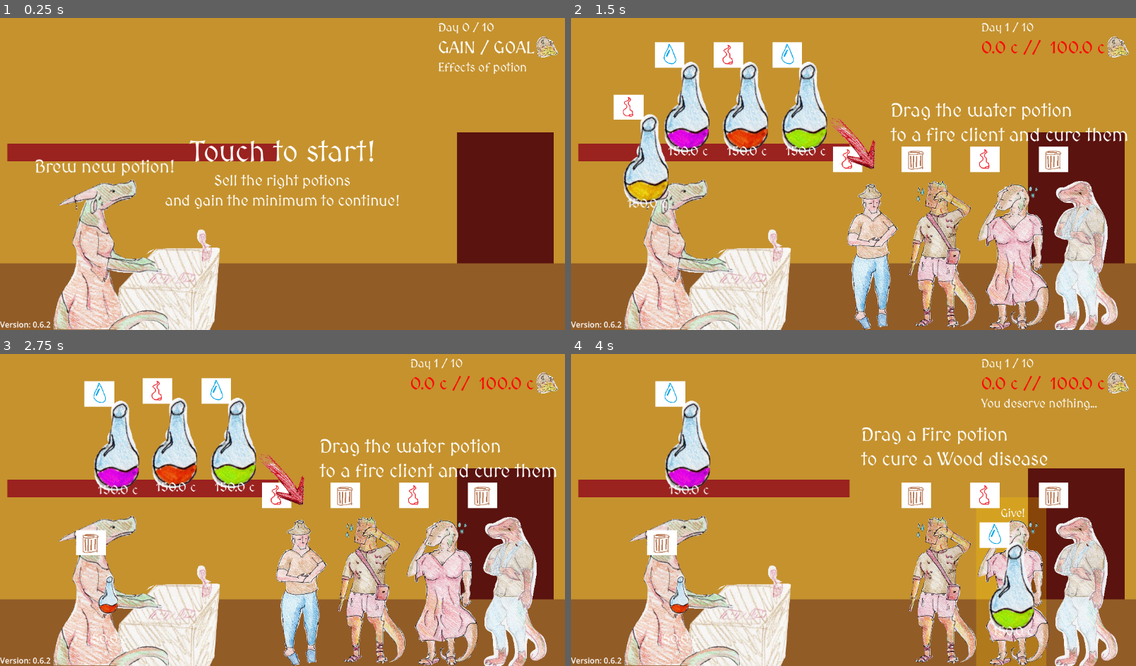
Above: before the commit, frames 1-4 (two rows, left to right).
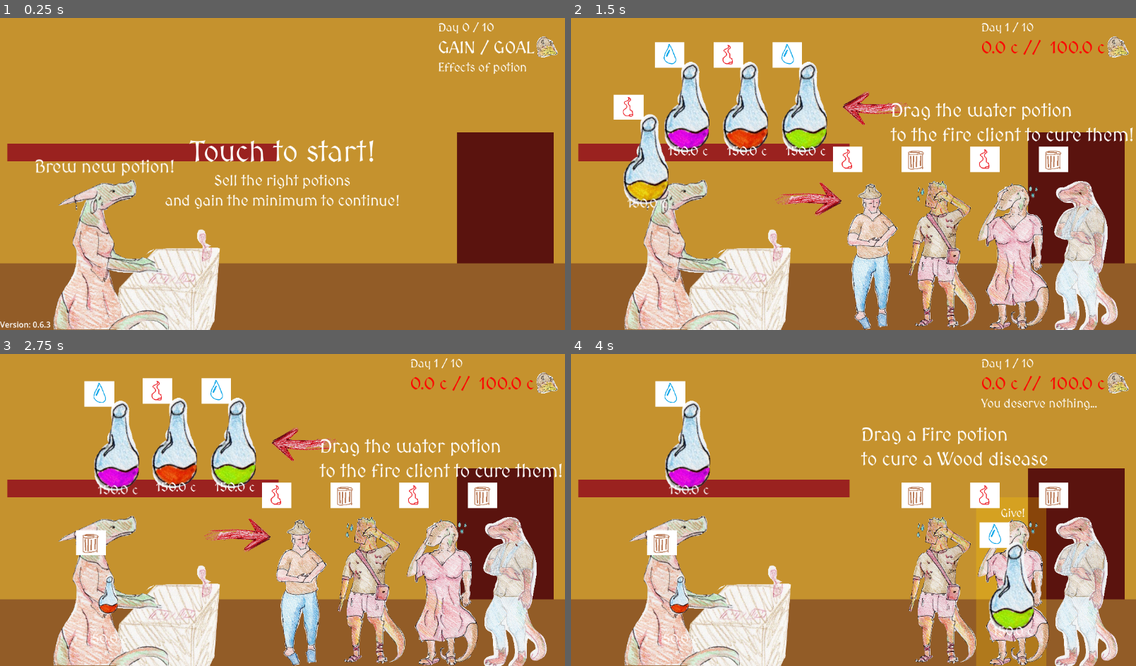
Above: after the commit, the same moments.

Repository: MLisanti/moonbrew_shop
Game: Godot game, scene res://scene/main.tscn
Same seed, same stepped clock (60 frames per second), same inputs: the game is played once before the commit and once after it.
Inputs (mouse positions are in pixels of both pictures, inside the frame that each line leads up to):
- Up to frame 1 (0.25 s): no input
- Up to frame 2 (1.5 s): tap Enter at 0.5 s; move the mouse to (977, 155) at 0.52 s; press the mouse at (977, 155) at 0.53 s; release the mouse at (977, 155) at 1.25 s; tap Space at 1.25 s; drag from (627, 108) to (678, 258) at 1.27 s
- Up to frame 3 (2.75 s): move the mouse to (118, 444) at 2.02 s; press the mouse at (118, 444) at 2.03 s
- Up to frame 4 (4 s): release the mouse at (689, 444) at 2.75 s; tap Enter at 2.75 s; drag from (746, 444) to (876, 588) at 2.77 s; drag from (802, 444) to (1011, 588) at 3.52 s

The runs differ from the first frame. In frame 1, less than 0.1% of the frame differs, in the area x 8-9%, y 97-100%; in frame 2, 2.1%, in the area x 0-100%, y 23-100%; in frame 3, 2.1%; in frame 4, less than 0.1%.

Commit message:
sistemato il tutorial, per cara grazia; UI ha il suo codice suddiviso, yippie;

Diff:
--- a/project.godot
+++ b/project.godot
@@ -11,7 +11,7 @@
 [application]
 
 config/name="negozio_pozioni"
-config/version="0.6.2"
+config/version="0.6.3"
 run/main_scene="uid://be75w8yjyxed8"
 config/features=PackedStringArray("4.6", "GL Compatibility")
 config/icon="res://icon.svg"
--- a/scene/cliente.tscn
+++ b/scene/cliente.tscn
@@ -72,7 +72,6 @@
 scale = Vector2(0.31689987, 0.31689987)
 sprite_frames = SubResource("SpriteFrames_3cc06")
 animation = &"uomo"
-metadata/_edit_lock_ = true
 
 [node name="CollisionShape2D" type="CollisionShape2D" parent="." unique_id=92986014]
 position = Vector2(-3, -13)
--- a/scene/elemento.gd
+++ b/scene/elemento.gd
@@ -2,10 +2,6 @@
 
 @export var tipo:String ="F"
 
-# Called when the node enters the scene tree for the first time.
-func _ready():
-	pass
-
 func set_type(type:String):
 	$".".animation = $helperElementi.get_type_name(type)
 	tipo = type
--- a/scene/farmacista.gd
+++ b/scene/farmacista.gd
@@ -18,10 +18,6 @@
 func aumentaCambiPozione():
 	pozioniCambiate += 1
 
-# Called every frame. 'delta' is the elapsed time since the previous frame.
-func _process(delta):
-	pass
-
 func mostraConfermaCambio(val:bool):
 	$lblCambiaPozione.visible = val
 	$grafica_brew.visible = val
--- a/scene/main.gd
+++ b/scene/main.gd
@@ -3,21 +3,7 @@
 #https://www.youtube.com/watch?v=YGqq58-CN-A
 
 
-"""
-bugs:
-	- ad inizio livello controllare se esiste almeno una combinazione possibile
-
-	V)- una pozione può essere posata su più clienti e li cura tutti e due:
-		  spostare pozione ed evidenziare cliente che cura.
-		NOTA: l'evento di cura parte dalla pozione e non dal cliente
-
-	- UI:
-		- grafica
-		- suoni
-		- musica
-"""
-
-@export var moneyGoal:float = 100
+var moneyGoal:float = 100
 var moneyGain:float = 0
 var _scena_pozione = preload("res://scene/pozione.tscn")
 var _scena_cliente = preload("res://scene/cliente.tscn")
@@ -27,6 +13,9 @@
 const LIVELLO_INIZIO = 1
 var _livello = 0
 var _clienti_mancanti_prossimo_livello = 0
+
+var passo_tutorial = 0
+var abilita_tutorial = false
 
 enum statiLivello {INIZIO, IN_CORSO, FINITO_LIVELLO, GAME_OVER_PERSO, GAME_OVER_VINTO}
 var statoLivello:statiLivello = statiLivello.IN_CORSO
@@ -50,7 +39,7 @@
 
 func _ready():
 	cambia_stato_livello(statiLivello.INIZIO)
-	ui_mostra_tutorial_passo_passo(0)
+	$UI.ui_mostra_tutorial_passo_passo(0)
 
 	$farma_oggetti/farmacista.mostraConfermaCambio(false)
 	$UI/UI_gioco/sotto/vbox/lblVersion.text = "Version: " +  ProjectSettings.get_setting("application/config/version")
@@ -88,7 +77,7 @@
 	moneyGoal = levelVar["goalPrice"]
 	$farma_oggetti/farmacista.azzeraCambiPozione()
 
-	ui_update()
+	$UI.ui_update(moneyGain, moneyGoal)
 
 	$UI/UI_gioco/sopra/vbox/lblEffects.text = ""
 	$UI/UI_gioco/sopra/vbox/lblLevelNumber.text = "Day "+ str(livello) + " / 10"
@@ -98,7 +87,7 @@
 	if(_livello == 1 or _livello == 2 or _livello == 4 or _livello == 6 or _livello == 7):
 		abilita_tutorial = true
 		passo_tutorial = (_livello * 10) + 1 	#es: livello 2 => inizio con nodo tutorial 21
-		ui_mostra_tutorial_passo_passo(passo_tutorial)
+		$UI.ui_mostra_tutorial_passo_passo(passo_tutorial)
 
 
 	maskGrab = ""
@@ -180,7 +169,7 @@
 
 
 	moneyGain += guadagno
-	ui_update()
+	$UI.ui_update(moneyGain, moneyGoal)
 
 	maskGrab[potion.grabIndex] = "0"
 
@@ -205,36 +194,37 @@
 	statoLivello = nuovoStato
 
 	if(nuovoStato == statiLivello.IN_CORSO):
-		ui_mostra_tutorial_base(false)
-		controlCentroMessaggi.visible = false
+		$UI.ui_nascondi_centro_messaggi()
+		$farma_oggetti/farmacista.mostraTutorial(false)
 		$farma_oggetti/farmacista.impostaAnimazione("in_corso")
 
 	if(nuovoStato == statiLivello.INIZIO):
-		ui_mostra_inizio()
-		ui_mostra_tutorial_base(true)
+		$UI.ui_mostra_inizio_gioco(0)
+		$UI.ui_mostra_tutorial_base()
+		$farma_oggetti/farmacista.mostraTutorial(true)
 		$farma_oggetti/farmacista.impostaAnimazione("in_corso")
 
 	if(nuovoStato == statiLivello.FINITO_LIVELLO and precedente == statiLivello.IN_CORSO):
-		ui_mostra_fine_livello()
+		$UI.ui_mostra_fine_livello()
 		$farma_oggetti/farmacista.impostaAnimazione("finito_livello")
 
 		if(abilita_tutorial and _livello == 1):
 			passo_tutorial = 0
 			abilita_tutorial = false
-			ui_mostra_tutorial_passo_passo(passo_tutorial)
+			$UI.ui_mostra_tutorial_passo_passo(passo_tutorial)
 
 	if(nuovoStato == statiLivello.GAME_OVER_VINTO and precedente == statiLivello.IN_CORSO ):
-		ui_mostra_game_over_vinto()
+		$UI.ui_mostra_game_over_vinto()
 		$farma_oggetti/farmacista.impostaAnimazione("game_over_vinto")
 
 	if(nuovoStato == statiLivello.GAME_OVER_PERSO and precedente == statiLivello.IN_CORSO):
-		ui_mostra_game_over_perso()
+		$UI.ui_mostra_game_over_perso()
 		$farma_oggetti/farmacista.impostaAnimazione("game_over_perso")
 
 	if(nuovoStato == statiLivello.GAME_OVER_VINTO or nuovoStato == statiLivello.GAME_OVER_PERSO):
 		abilita_tutorial = false
 		passo_tutorial = 0
-		ui_mostra_tutorial_passo_passo(passo_tutorial)
+		$UI.ui_mostra_tutorial_passo_passo(passo_tutorial)
 
 func crea_pozione(indice:int, importanza:int, elementi:String, prezzo:float, posizione:Vector2):
 	var nodoPozione:Node2D = _scena_pozione.instantiate()
@@ -261,13 +251,11 @@
 	nodoCliente.connect("finish", _on_client_finish)
 	nodoCliente.connect("finish", _on_client_tutorial)
 
-var passo_tutorial = 0
-var abilita_tutorial = false
 func _on_client_tutorial(_curedDiseases:int, _totalDiseases:int, _potion:Node2D, _client:Node2D, _effects:String):
 	if(not abilita_tutorial):
 		return
 	passo_tutorial += 1
-	ui_mostra_tutorial_passo_passo(passo_tutorial)
+	$UI.ui_mostra_tutorial_passo_passo(passo_tutorial)
 
 func _on_crea_pozione_tutorial(_pozione:Node2D):
 	if(not abilita_tutorial):
@@ -277,57 +265,4 @@
 		return
 
 	passo_tutorial += 1
-	ui_mostra_tutorial_passo_passo(passo_tutorial)
-
-@onready var controlCentroMessaggi:Control = $UI/UI_gioco/centro
-
-func ui_mostra_fine_livello():
-	controlCentroMessaggi.visible = true
-	$UI/UI_gioco/centro/vbox/lblAzione.text = "Touch to continue..."
-	$UI/UI_gioco/centro/vbox/lblMessaggio.text = "You got enough money!"
-
-func ui_mostra_inizio():
-	controlCentroMessaggi.visible = true
-	$UI/UI_gioco/centro/vbox/lblMessaggio.text = "Touch to start!"
-	$UI/UI_gioco/centro/vbox/lblAzione.text = "Sell the right potions\nand gain the minimum to continue!"
-
-func ui_mostra_game_over_perso():
-	controlCentroMessaggi.visible = true
-	$UI/UI_gioco/centro/vbox/lblAzione.text = "Touch to restart"
-	$UI/UI_gioco/centro/vbox/lblMessaggio.text = "You went bankrupt... rawr..."
-
-func ui_mostra_game_over_vinto():
-	controlCentroMessaggi.visible = true
-	$UI/UI_gioco/centro/vbox/lblAzione.text = "Touch to restart"
-	$UI/UI_gioco/centro/vbox/lblMessaggio.text = "You cured everyone!! :rawr: !!"
-
-func ui_mostra_tutorial_base(val:bool):
-	var lblMoneyGoal:Control = $UI/UI_gioco/sopra/vbox/cont/hbox/lblMoneyGoal
-	$UI/UI_gioco/sopra/vbox/lblLevelNumber.text = "Day 0 / 10"
-	lblMoneyGoal.set("theme_override_colors/font_color", Color.WHITE)
-	lblMoneyGoal.text = "GAIN / GOAL"
-	$UI/UI_gioco/sopra/vbox/lblEffects.text = "Effects of potion"
-	$farma_oggetti/farmacista.mostraTutorial(val)
-
-func ui_prepara_tutorial_passo_passo():
-	print($UI/UI_tutorial.get_children(true))
-	for nodoTutorial:Control in $UI/UI_tutorial.get_children(true):
-		nodoTutorial.visible = true
-	$UI/UI_tutorial.visible = false
-
-func ui_mostra_tutorial_passo_passo(val:int):
-	for nodoTutorial in $UI/UI_tutorial.get_children():
-		nodoTutorial.visible = false
-		if(nodoTutorial.name.begins_with("tut_" + str(val))):
-			nodoTutorial.visible = true
-
-	$UI/UI_tutorial.visible = val > 0
-
-func ui_update():
-	var lblMoney:Control = $UI/UI_gioco/sopra/vbox/cont/hbox/lblMoneyGoal
-
-	lblMoney.text = str(round(moneyGain)) + " c //  " + str(moneyGoal) + " c"
-	if(moneyGain < moneyGoal):
-		lblMoney.set("theme_override_colors/font_color", Color.RED)
-	else:
-		lblMoney.set("theme_override_colors/font_color", Color.WHITE)
+	$UI.ui_mostra_tutorial_passo_passo(passo_tutorial)
--- a/scene/main.tscn
+++ b/scene/main.tscn
@@ -12,6 +12,7 @@
 [ext_resource type="AudioStream" uid="uid://d20o8odjjd7bd" path="res://suoni/coindrop_ko.mp3" id="8_wscrc"]
 [ext_resource type="AudioStream" uid="uid://dtwoaft3ycmr5" path="res://suoni/glass_clink_3.mp3" id="9_b5f6u"]
 [ext_resource type="AudioStream" uid="uid://iowiilxajor" path="res://suoni/potion_brew.mp3" id="9_wscrc"]
+[ext_resource type="Script" uid="uid://m2bmd5bc7gma" path="res://scene/ui.gd" id="10_hybxs"]
 [ext_resource type="Texture2D" uid="uid://cn65cg0v25y03" path="res://immagini/UI/arrow.png" id="11_mswub"]
 
 [node name="main" type="Node2D" unique_id=386386039]
@@ -83,6 +84,7 @@
 stream = ExtResource("9_wscrc")
 
 [node name="UI" type="CanvasLayer" parent="." unique_id=504331853]
+script = ExtResource("10_hybxs")
 
 [node name="UI_tutorial" type="Control" parent="UI" unique_id=1012427451]
 layout_mode = 3
@@ -94,11 +96,21 @@
 
 [node name="txrFreccia" type="TextureRect" parent="UI/UI_tutorial/tut_11_prendiPozioni" unique_id=929010953]
 layout_mode = 0
-offset_left = 612.0
-offset_top = 177.99998
-offset_right = 1662.0
-offset_bottom = 878.0
-rotation = 1.3089969
+offset_left = 665.0
+offset_top = 279.0
+offset_right = 1715.0
+offset_bottom = 979.0
+rotation = 3.5829873
+scale = Vector2(0.15629622, 0.15629622)
+texture = ExtResource("11_mswub")
+
+[node name="txrFreccia2" type="TextureRect" parent="UI/UI_tutorial/tut_11_prendiPozioni" unique_id=783789504]
+layout_mode = 0
+offset_left = 442.00003
+offset_top = 297.00003
+offset_right = 1492.0
+offset_bottom = 997.0
+rotation = 6.7377734
 scale = Vector2(0.15629622, 0.15629622)
 texture = ExtResource("11_mswub")
 
@@ -111,7 +123,7 @@
 theme = ExtResource("4_0ha60")
 theme_override_font_sizes/font_size = 38
 text = "Drag the water potion
-to a fire client and cure them"
+to the fire client to cure them!"
 
 [node name="tut_12_fuoco_legno" type="Control" parent="UI/UI_tutorial" unique_id=310104946]
 visible = false
@@ -154,16 +166,16 @@
 offset_bottom = 321.0
 theme = ExtResource("4_0ha60")
 theme_override_font_sizes/font_size = 38
-text = "Choose the right potion and gain
-enough money to complete the day "
+text = "Check if the potion had the
+desired effects!"
 
 [node name="txrFreccia" type="TextureRect" parent="UI/UI_tutorial/tut_14_money" unique_id=856597412]
 layout_mode = 0
-offset_left = 567.00006
-offset_top = 87.999985
-offset_right = 1617.0
-offset_bottom = 788.0
-rotation = -0.27897787
+offset_left = 663.0
+offset_top = 52.999992
+offset_right = 1713.0
+offset_bottom = 753.0
+rotation = 0.34500742
 scale = Vector2(0.15629622, 0.15629622)
 texture = ExtResource("11_mswub")
 
@@ -187,13 +199,14 @@
 
 [node name="lblDesc" type="Label" parent="UI/UI_tutorial/tut_21_giorno2_legno_acqua" unique_id=1793332813]
 layout_mode = 0
-offset_left = 506.0
-offset_top = 156.0
-offset_right = 1024.0
-offset_bottom = 321.0
-theme = ExtResource("4_0ha60")
-theme_override_font_sizes/font_size = 38
-text = "Wind potions can cure Water diseases"
+offset_left = 611.0
+offset_top = 160.0
+offset_right = 1129.0
+offset_bottom = 325.0
+theme = ExtResource("4_0ha60")
+theme_override_font_sizes/font_size = 38
+text = "Wind potions can cure
+Water diseases"
 
 [node name="tut_22_giorno2_legno_vento" type="Control" parent="UI/UI_tutorial" unique_id=449946065]
 visible = false
@@ -207,7 +220,8 @@
 offset_bottom = 321.0
 theme = ExtResource("4_0ha60")
 theme_override_font_sizes/font_size = 38
-text = "Wood potions cures Wind diseases"
+text = "Wood potions cures
+Wind diseases"
 
 [node name="tut_23_giorno2_effetti" type="Control" parent="UI/UI_tutorial" unique_id=844054896]
 visible = false
@@ -222,8 +236,8 @@
 theme = ExtResource("4_0ha60")
 theme_override_font_sizes/font_size = 38
 text = "
-You can see the effect or your potions
-on the HUD"
+Complete the day by gaining
+enough money"
 
 [node name="txrFreccia" type="TextureRect" parent="UI/UI_tutorial/tut_23_giorno2_effetti" unique_id=2015398111]
 layout_mode = 0
@@ -302,7 +316,7 @@
 theme = ExtResource("4_0ha60")
 theme_override_font_sizes/font_size = 38
 text = "A potion can cure more
- than one disease a time"
+ than one disease a time..."
 
 [node name="tut_71_piu_malattie" type="Control" parent="UI/UI_tutorial" unique_id=1890030702]
 visible = false
@@ -310,14 +324,14 @@
 
 [node name="lblDesc" type="Label" parent="UI/UI_tutorial/tut_71_piu_malattie" unique_id=1687260960]
 layout_mode = 0
-offset_left = 506.0
-offset_top = 156.0
-offset_right = 1024.0
+offset_left = 534.0
+offset_top = 156.0
+offset_right = 1052.0
 offset_bottom = 321.0
 theme = ExtResource("4_0ha60")
 theme_override_font_sizes/font_size = 38
 text = "A customer can have
-more than one disease"
+more than one disease..."
 
 [node name="tut_72_piu_malattie2" type="Control" parent="UI/UI_tutorial" unique_id=1705186494]
 visible = false
@@ -331,8 +345,8 @@
 offset_bottom = 321.0
 theme = ExtResource("4_0ha60")
 theme_override_font_sizes/font_size = 38
-text = "Cure all client disease and
-get full payment for a potion! "
+text = "Cure all client's disease and
+get fully paid for a potion! "
 
 [node name="tut_73_piu_malattie3" type="Control" parent="UI/UI_tutorial" unique_id=1085515863]
 visible = false
@@ -346,8 +360,7 @@
 offset_bottom = 321.0
 theme = ExtResource("4_0ha60")
 theme_override_font_sizes/font_size = 38
-text = "You get paid for
-what you cured"
+text = "You get paid for what you cured..."
 
 [node name="UI_gioco" type="MarginContainer" parent="UI" unique_id=1165352736]
 anchors_preset = 15
@@ -428,7 +441,12 @@
 layout_mode = 2
 text = "Version"
 
+[node name="tmrIntroStep" type="Timer" parent="UI/UI_gioco" unique_id=1902895378]
+wait_time = 3.0
+
 [node name="helperElementi" parent="." unique_id=1343818349 instance=ExtResource("3_wp4xf")]
 
 [node name="tmrCooldown" type="Timer" parent="." unique_id=1034026072]
 one_shot = true
+
+[connection signal="timeout" from="UI/UI_gioco/tmrIntroStep" to="UI" method="_on_tmr_intro_step_timeout"]
--- /dev/null
+++ b/scene/ui.gd
@@ -0,0 +1,83 @@
+extends CanvasLayer
+
+var step_intro:int = 1
+
+func _ready():
+	$UI_gioco/tmrIntroStep.stop()
+
+@onready var controlMessaggioPrincipale:Control = $UI_gioco/centro
+@onready var lblMessaggio:Control = $UI_gioco/centro/vbox/lblMessaggio
+@onready var lblAzione:Control = $UI_gioco/centro/vbox/lblAzione
+@onready var lblVersion:Control = $UI_gioco/sotto/vbox/lblVersion
+
+func ui_nascondi_centro_messaggi():
+	controlMessaggioPrincipale.visible = false
+	lblVersion.visible = false
+	$UI_gioco/tmrIntroStep.stop()
+
+func ui_mostra_fine_livello():
+	controlMessaggioPrincipale.visible = true
+	lblAzione.text = "Touch to continue..."
+	lblMessaggio.text = "You got enough money!"
+
+func ui_mostra_inizio_gioco(step_messaggio:int):
+	controlMessaggioPrincipale.visible = true
+	lblVersion.visible = true
+	$UI_gioco/tmrIntroStep.start()
+
+	lblMessaggio.text = "Touch to start!"
+	lblAzione.text = "Sell the right potions\nand gain the minimum to continue!"
+
+	if(step_messaggio == 2):
+		lblAzione.text = "Kolore! (programming, graphics)\nSir the Lancelot (testing)"
+
+	if(step_messaggio == 3):
+		lblAzione.text = "Sound effects:\n- pixabay (freesound_community)"
+
+
+func ui_mostra_game_over_perso():
+	controlMessaggioPrincipale.visible = true
+	lblAzione.text = "Touch to restart"
+	lblMessaggio.text = "You went bankrupt... rawr..."
+
+func ui_mostra_game_over_vinto():
+	controlMessaggioPrincipale.visible = true
+	lblAzione.text = "Touch to restart"
+	lblMessaggio.text = "You cured everyone!! :rawr: !!"
+
+func ui_mostra_tutorial_base():
+	var lblMoneyGoal:Control = $UI_gioco/sopra/vbox/cont/hbox/lblMoneyGoal
+	$UI_gioco/sopra/vbox/lblLevelNumber.text = "Day 0 / 10"
+	lblMoneyGoal.set("theme_override_colors/font_color", Color.WHITE)
+	lblMoneyGoal.text = "GAIN / GOAL"
+	$UI_gioco/sopra/vbox/lblEffects.text = "Effects of potion"
+
+func ui_prepara_tutorial_passo_passo():
+	print($UI_tutorial.get_children(true))
+	for nodoTutorial:Control in $UI_tutorial.get_children(true):
+		nodoTutorial.visible = true
+	$UI_tutorial.visible = false
+
+func ui_mostra_tutorial_passo_passo(val:int):
+	for nodoTutorial in $UI_tutorial.get_children():
+		nodoTutorial.visible = false
+		if(nodoTutorial.name.begins_with("tut_" + str(val))):
+			nodoTutorial.visible = true
+
+	$UI_tutorial.visible = val > 0
+
+func ui_update(moneyGain, moneyGoal):
+	var lblMoney:Control = $UI_gioco/sopra/vbox/cont/hbox/lblMoneyGoal
+
+	lblMoney.text = str(round(moneyGain)) + " c //  " + str(moneyGoal) + " c"
+	if(moneyGain < moneyGoal):
+		lblMoney.set("theme_override_colors/font_color", Color.RED)
+	else:
+		lblMoney.set("theme_override_colors/font_color", Color.WHITE)
+
+func _on_tmr_intro_step_timeout():
+	step_intro += 1
+
+	if(step_intro >= 4 or  step_intro <= 0):
+		step_intro = 1
+	ui_mostra_inizio_gioco(step_intro)
Not shown, added: scene/ui.gd.uid
